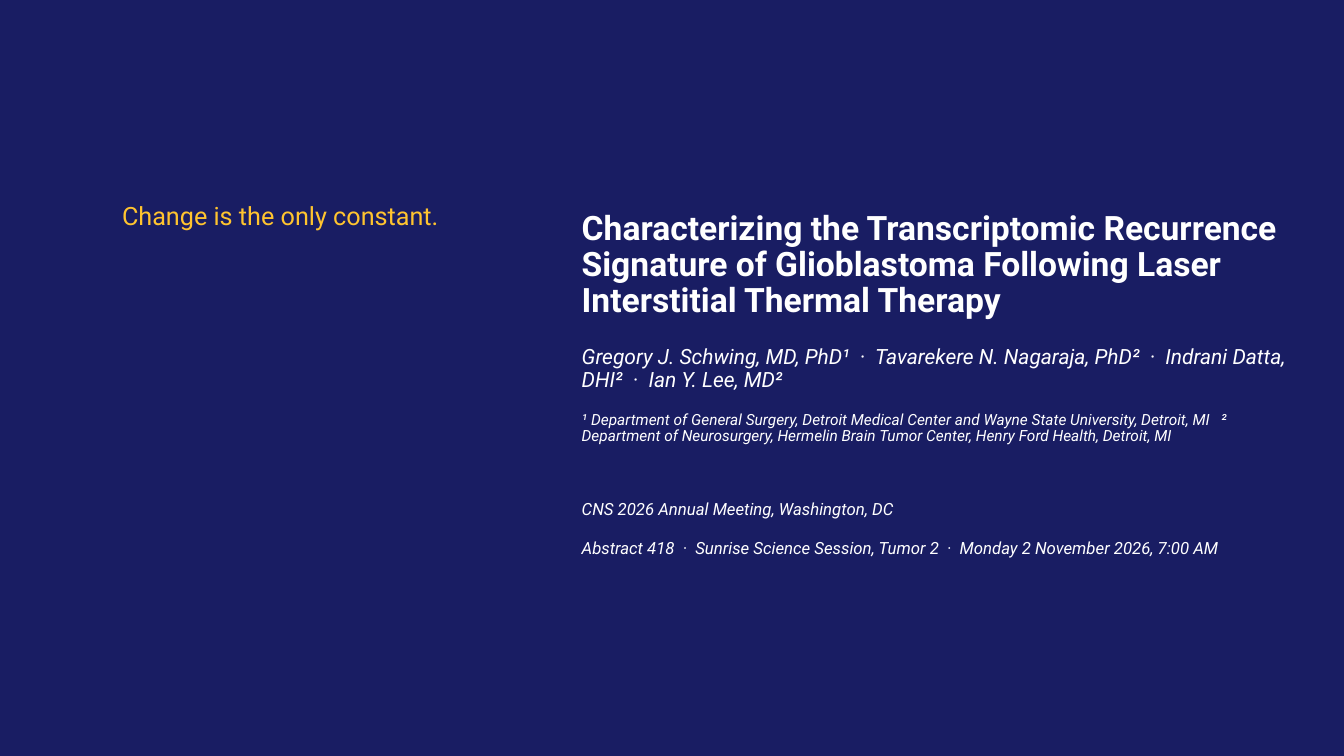
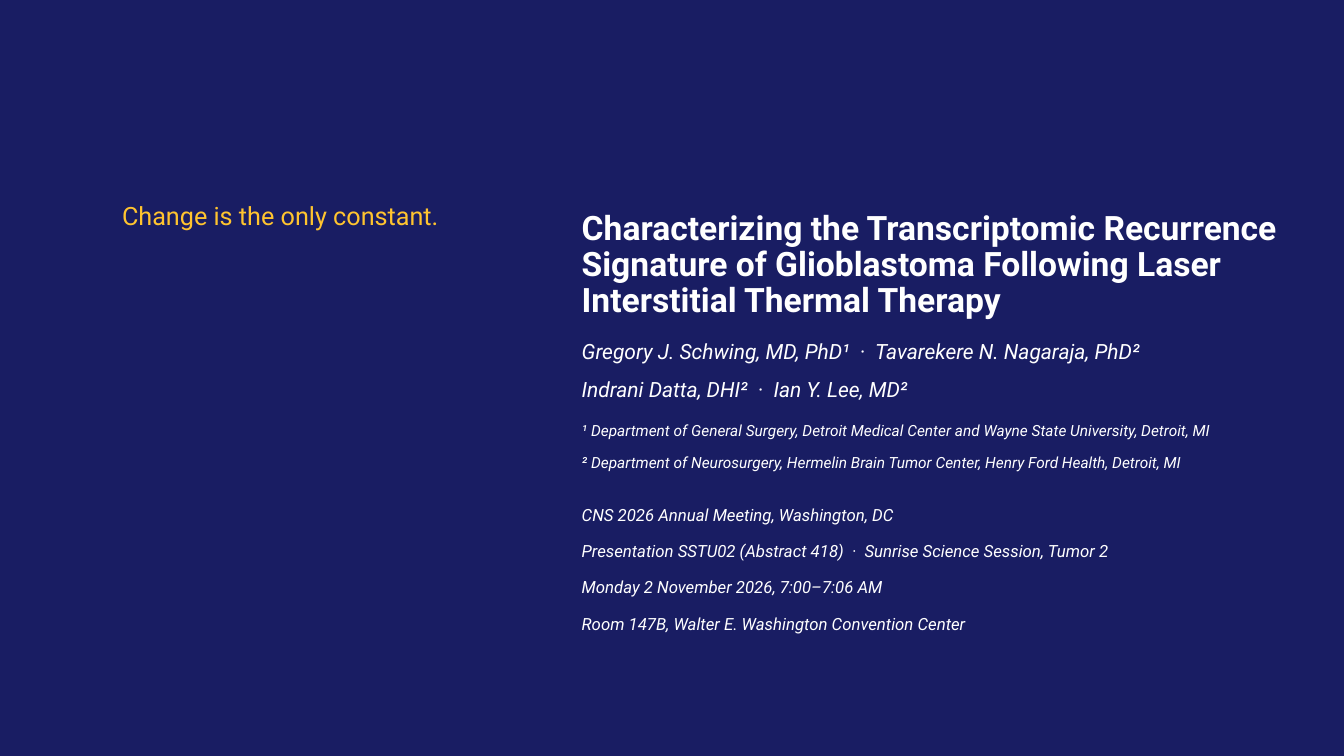
Before and after one commit to Gregory-Schwing-MD-PhD/u251-xenograft-rat-RNASeq-study, a slide deck: slide 1 of SLIDES/CNS2026_Schwing_Abstract418_CNStemplate.pptx. Drawn at 1344x756 pixels with LibreOffice and Linux fonts; fonts in the diff are those of the drawing; background and template pictures are left out. Boxes give left, top, right and bottom in pixels: in the first picture for what was removed or moved away, otherwise in the second. Text is boxed around its words. In the diff, an @@ line names an element or a change of style, - is before the commit and + after.

```diff
--- a/SLIDES/CNS2026_Schwing_Abstract418_CNStemplate.pptx
+++ b/SLIDES/CNS2026_Schwing_Abstract418_CNStemplate.pptx
@@ subtitle at (582, 343, 1210, 472): text changed @@
-Gregory J. Schwing, MD, PhD¹ · Tavarekere N. Nagaraja, PhD² · Indrani Datta, DHI² · Ian Y. Lee, MD²
-¹ Department of General Surgery, Detroit Medical Center and Wayne State University, Detroit, MI ² Department of Neurosurgery, Hermelin Brain Tumor Center, Henry Ford Health, Detroit, MI
+Gregory J. Schwing, MD, PhD¹ · Tavarekere N. Nagaraja, PhD²
+Indrani Datta, DHI² · Ian Y. Lee, MD²
+¹ Department of General Surgery, Detroit Medical Center and Wayne State University, Detroit, MI
+² Department of Neurosurgery, Hermelin Brain Tumor Center, Henry Ford Health, Detroit, MI
@@ text at (582, 508, 893, 525): indent changed; less space between paragraphs @@
@@ text at (582, 543, 1108, 634): text changed @@
-Abstract 418 · Sunrise Science Session, Tumor 2 · Monday 2 November 2026, 7:00 AM
+Presentation SSTU02 (Abstract 418) · Sunrise Science Session, Tumor 2
+Monday 2 November 2026, 7:00–7:06 AM
+Room 147B, Walter E. Washington Convention Center
```
Also in this commit, not shown: 16 other slides changed, 7 slides added, 1 slide removed, 51 other files.
